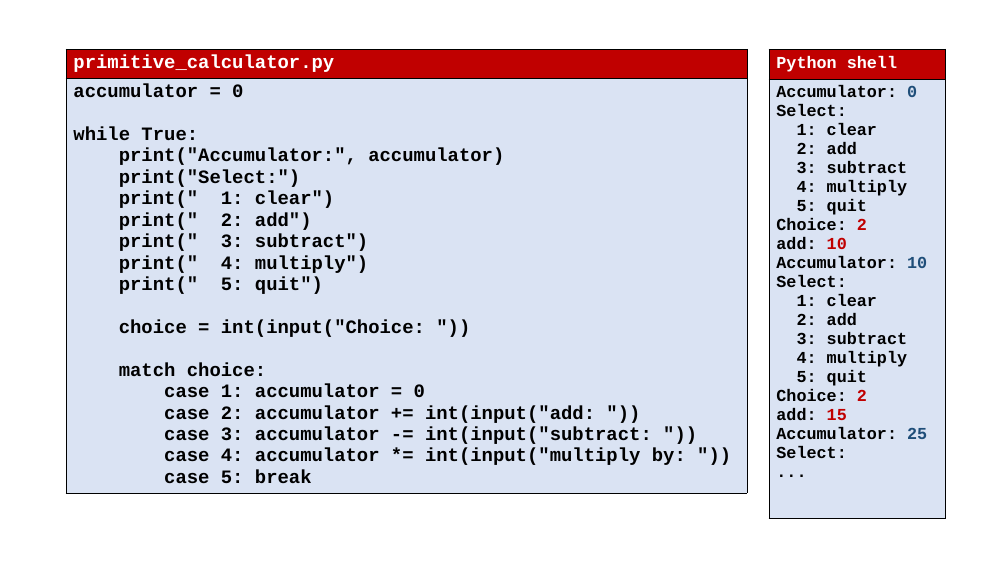
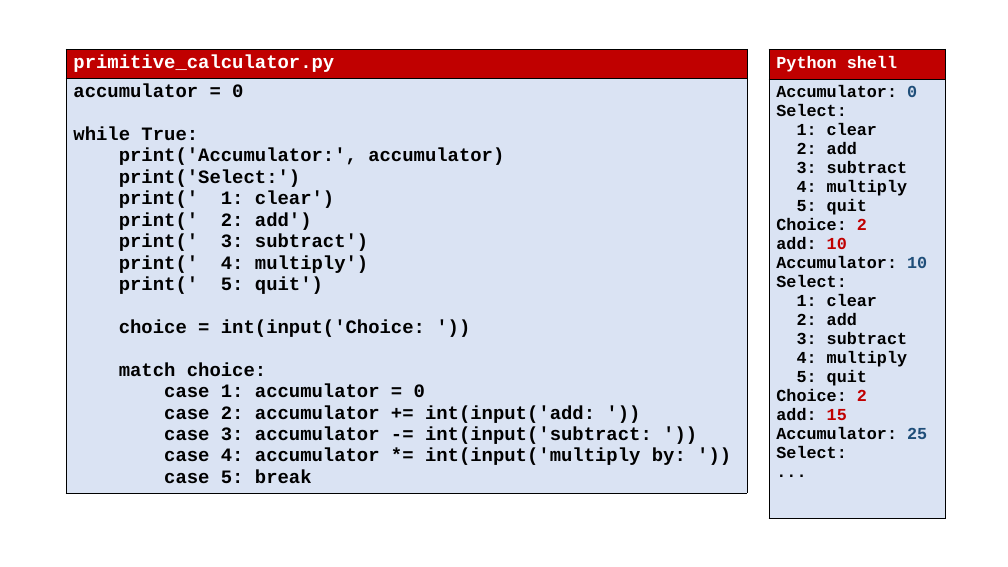
Before and after one commit to gsbrodal/gsbrodal.github.io, a slide deck: slide 2 of ipsa/slides/gui.pptx. Drawn at 1008x567 pixels with LibreOffice and Linux fonts; fonts in the diff are those of the drawing. Boxes give left, top, right and bottom in pixels: in the first picture for what was removed or moved away, otherwise in the second. Text is boxed around its words. In the diff, an @@ line names an element or a change of style, - is before the commit and + after.

```diff
--- a/ipsa/slides/gui.pptx
+++ b/ipsa/slides/gui.pptx
@@ table at bbox=[66, 49, 747, 518] @@
@@ row 2, column 1: "accumulator = 0 / while True: / print("Accumulator:", accumulator) / print("Select:") / print(" 1: clear") / print(" 2: add") / print(" 3: subtract") / print(" 4: multiply") / print(" 5: quit") / choice = int(input("Choice: ")) / match choice: / case 1: accumulator = 0 / case 2: accumulator += int(input("add: ")) / case 3: accumulator -= int(input("subtract: ")) / case 4: accumulator *= int(input("multiply by: ")) / case 5: break" to "accumulator = 0 / while True: / print('Accumulator:', accumulator) / print('Select:') / print(' 1: clear') / print(' 2: add') / print(' 3: subtract') / print(' 4: multiply') / print(' 5: quit') / choice = int(input('Choice: ')) / match choice: / case 1: accumulator = 0 / case 2: accumulator += int(input('add: ')) / case 3: accumulator -= int(input('subtract: ')) / case 4: accumulator *= int(input('multiply by: ')) / case 5: break" @@
```
Also in this commit, not shown: 8 other slides changed, 5 other files.
